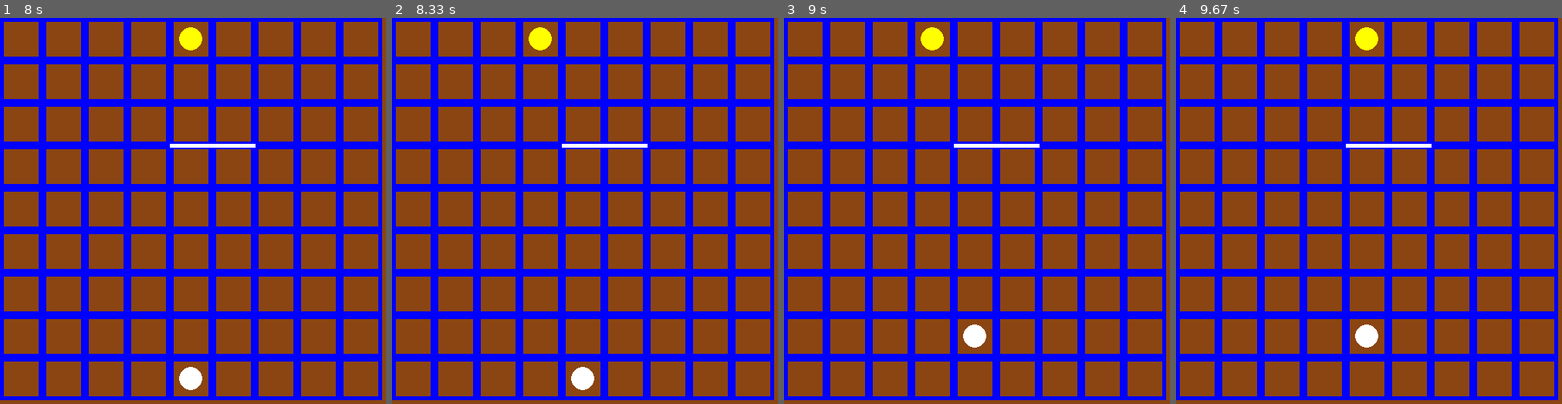
Above: before the commit, frames 1-4 (left to right).
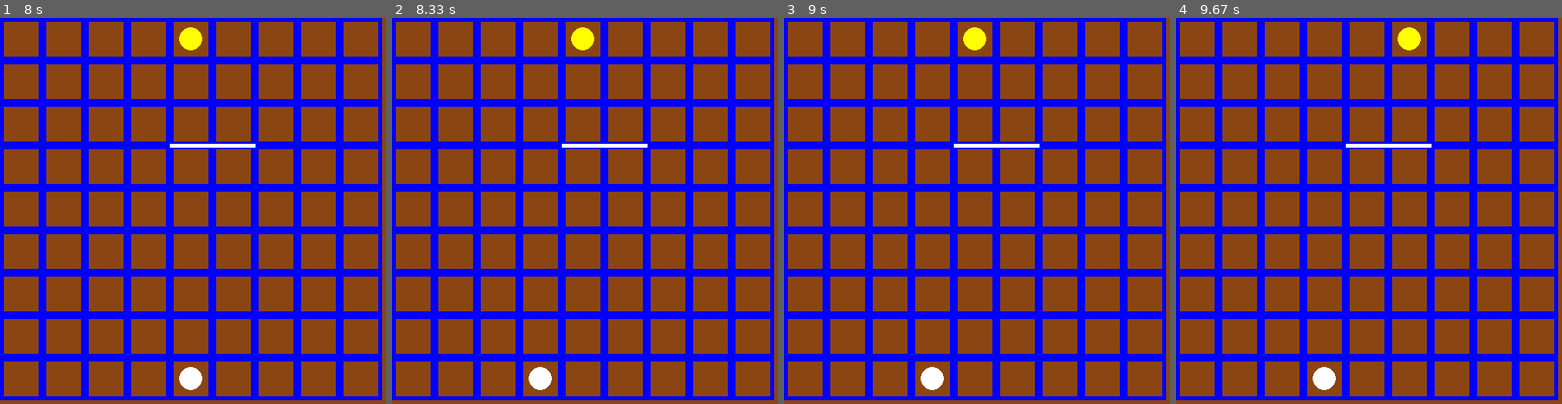
Above: after the commit, the same moments.

Repository: BP-project-team/WallWizard
Game: pygame game, started from WallWizard.py
Two runs of this game, one before a commit and one after it. Both use one fixed random seed, a clock stepped at 60 frames per second and the inputs below.
Inputs (mouse positions are in pixels of both pictures, inside the frame that each line leads up to):
- Up to frame 1 (8 s): hold D 0.33-0.8 s; hold W 0.83-1.13 s; click (316, 199) at 1.22 s; hold D 1.5-1.97 s; move the mouse to (193, 238) at 1.53 s; hold A 2-2.53 s; hold S 2.57-2.87 s; hold A 2.9-3.3 s; click (250, 75) at 3.38 s; hold W 3.67-4.03 s; hold D 4.07-4.7 s; hold S 4.73-5.1 s; hold A 5.13-5.6 s; hold D 5.63-6.1 s; hold W 6.13-6.43 s; hold D 6.47-6.93 s; hold A 6.97-7.5 s; hold S 7.53-7.83 s; click (181, 145) at 7.92 s
- Up to frame 2 (8.33 s): hold A from 8.2 s (still down)
- Up to frame 3 (9 s): release A at 8.6 s; hold W from 8.63 s (still down)
- Up to frame 4 (9.67 s): release W at 9 s; hold D from 9.03 s (still down)

Frame 1 is identical in both runs. In frame 2, 1.1% of the frame differs, in the area x 35-53%, y 2-97%; in frame 3, 1.1%; in frame 4, 1.1%.

Commit message:
Merging Karen and Negar code to main
Add Jumping, fix placing walls outside of board, fix placing walls on each other.

Diff:
--- a/WallWizard.py
+++ b/WallWizard.py
@@ -3,16 +3,18 @@
 from pygame.locals import (
     K_w, K_d, K_a, K_s, K_ESCAPE, KEYDOWN, QUIT, MOUSEBUTTONDOWN
 )
+
 class Player(pygame.sprite.Sprite):
     def __init__(self, color, position):
         super(Player, self).__init__()
         self.color = color
         self.radius = 15
         self.position = position
+
     def move(self, new_x, new_y):
         if (0 <= new_x < columns and 0 <= new_y < rows) and (
             (abs(new_x-self.position[0]) == 1 and abs(new_y-self.position[1]) == 0) or
-            (abs(new_y-self.position[1]) == 1 and abs(new_x-self.position[0]) == 0)):
+                (abs(new_y-self.position[1]) == 1 and abs(new_x-self.position[0]) == 0)):
 
             if players[0].position == players[1].position:
                 if players[0].position[0] == players[1].position[0]:
@@ -22,10 +24,12 @@
             self.position = (new_x, new_y)
             return True
         return False
+
     def draw(self, surface):
         x = self.position[0] * cell_size + cell_size // 2
         y = self.position[1] * cell_size + cell_size // 2
         pygame.draw.circle(surface, self.color, (x, y), self.radius)
+
 pygame.init()
 screen_width = 500
 screen_height = 500
@@ -44,78 +48,167 @@
 ]
 walls = []
 centercells = []
-def wall(orientation, wall_start, wall_end,centercell):
+
+def wall(orientation, wall_start, wall_end, centercell):
     if (wall_start, wall_end) in walls or (wall_end, wall_start) in walls:
         return False
     if centercell in centercells:
         return False
+    y,x= wall_end
+    if not within_bounds(x,y):
+        return False
+    # بررسی همپوشانی نکردن دیوار ها
+    for existing_wall_start, existing_wall_end in walls:
+        if orientation == "H" and existing_wall_start[0] == wall_start[0]:
+            if (wall_start[1] <= existing_wall_end[1] and wall_end[1] >= existing_wall_start[1]):
+                return False
+
+        if orientation == "V" and existing_wall_start[1] == wall_start[1]:
+            if (wall_start[0] <= existing_wall_end[0] and wall_end[0] >= existing_wall_start[0]):
+                return False
     centercells.append(centercell)
     walls.append((wall_start, wall_end))
-
+    return True
+def within_bounds(x, y):
+        return 0 <= x < 9 and 0 <= y <9
+
+def adjacent_move( x, y,new_x, new_y ):
+        return abs(new_x - x) + abs(new_y - y) == 1
+
+def is_valid_move(player, new_pos):
+
+    x, y = players[player].position
+    new_x, new_y = new_pos
+    if not within_bounds(new_x, new_y ):
+        return False
+    if not adjacent_move( x, y, new_x, new_y ):
+        return False
+ #   if blocked_by_wall(x, y, new_x, new_y ):
+  #      return False
+    return True
+def jump (player, new_pos):
+    x, y = players[player].position
+    new_x, new_y = new_pos
+    if not is_valid_move(player, new_pos):
+        return False
+
+    opp = 1 - player
+    opp_x, opp_y = players[opp].position
+    if new_pos == (opp_x, opp_y):
+        dx = opp_x - x
+        dy = opp_y - y
+        jump_x = opp_x + dx
+        jump_y = opp_y + dy
+
+        if not within_bounds(jump_x, jump_y ):
+            return False
+      #  if blocked_by_wall(x, y, jump_x, jump_y ):
+       #   return False
+        else:
+            players[player].position = (jump_x, jump_y)
+            return True
 running = True
 while running:
     screen.fill(BROWN)
+
     for row in range(rows):
         for column in range(columns):
             pygame.draw.rect(
                 screen, BLUE, [column * cell_size, row * cell_size, cell_size, cell_size], 5)
+
     for wall_start, wall_end in walls:
         if wall_start[0] == wall_end[0]:
             origin_x = wall_start[1] * cell_size
             origin_y = wall_start[0] * cell_size
             pygame.draw.line(screen, WHITE, (origin_x, origin_y),
-                             (origin_x + cell_size*2, origin_y), 5)
+                             (origin_x + cell_size * 2, origin_y), 5)
         elif wall_start[1] == wall_end[1]:
             origin_x = wall_start[1] * cell_size
             origin_y = wall_start[0] * cell_size
             pygame.draw.line(screen, WHITE, (origin_x, origin_y),
-                             (origin_x, origin_y + 2*cell_size), 5)
+                             (origin_x, origin_y + 2 * cell_size), 5)
+
     for player in players:
         player.draw(screen)
+
     pygame.display.flip()
+
     for event in pygame.event.get():
         if event.type == pygame.QUIT:
             running = False
+
         if event.type == pygame.MOUSEBUTTONDOWN:
             x_mouse, y_mouse = pygame.mouse.get_pos()
+
             if y_mouse % cell_size < 5:
                 cell_y = y_mouse // cell_size
                 cell_x = x_mouse // cell_size
                 wall_type = "H"
                 wall_start = (cell_y, cell_x)
-                wall_end = (cell_y, cell_x+1)
-                centercell = (cell_y, cell_x+ 1)
+                wall_end = (cell_y, cell_x + 1)
+                centercell = (cell_y, cell_x + 1)
+                if wall("H", wall_start, wall_end, centercell):
+                    turn = 1 - turn  # دیوار که میذاره ، نوبت تغییر کنه
                 if not wall("H", wall_start, wall_end, centercell):
                     print('n')
-                wall("H", wall_start, wall_end, centercell)
             if x_mouse % cell_size < 5:
                 cell_y = y_mouse // cell_size
                 cell_x = x_mouse // cell_size
                 wall_type = "V"
                 wall_start = (cell_y, cell_x)
-                wall_end = (cell_y+1, cell_x)
-
+                wall_end = (cell_y + 1, cell_x)
                 centercell = (cell_y + 1, cell_x)
-                if not wall("V", wall_start, wall_end,centercell):
+                if wall("V", wall_start, wall_end, centercell):
+                    turn = 1 - turn  # دیوار که میذاره ، نوبت تغییر کنه
+                if not wall("V", wall_start, wall_end, centercell):
                     print('n')
-                wall("V", wall_start, wall_end,centercell)
+
             y = y_mouse // cell_size
             x = x_mouse // cell_size
-            if players[turn].move(x, y):
-                turn = 1 - turn
+            new_pos = (x,y)
+            if new_pos == (players[1-turn].position[0] , players[1-turn].position[1] ):
+                   jump(turn , new_pos )
+                   turn=1-turn
+            elif players[turn].move(x,y):
+                turn=1-turn
         if event.type == pygame.KEYDOWN:
-            x, y = players[turn].position
+            x,y=players[turn].position
             if event.key == pygame.K_w:
-                if players[turn].move(x, y - 1):
-                    turn = 1 - turn
+                new_pos = (players[turn].position[0],
+                          players[turn].position[1] - 1)
+                if new_pos == (players[1-turn].position[0] , players[1-turn].position[1] ):
+                   jump(turn , new_pos )
+                   turn=1-turn
+                elif is_valid_move(turn, new_pos):
+                   players[turn].position = new_pos
+                   turn=1-turn
             if event.key == pygame.K_s:
-                if players[turn].move(x, y + 1):
-                    turn = 1 - turn
+                new_pos = (players[turn].position[0],
+                          players[turn].position[1] + 1)
+                if new_pos == (players[1-turn].position[0] , players[1-turn].position[1] ):
+                   jump(turn , new_pos )
+                   turn=1-turn
+                elif is_valid_move(turn, new_pos):
+                   players[turn].position = new_pos
+                   turn=1-turn
+
             if event.key == pygame.K_a:
-                if players[turn].move(x - 1, y):
-                    turn = 1 - turn
+                new_pos = (players[turn].position[0] -1,
+                          players[turn].position[1] )
+                if new_pos == (players[1-turn].position[0] , players[1-turn].position[1] ):
+                   jump(turn , new_pos )
+                   turn=1-turn
+                elif is_valid_move(turn, new_pos):
+                   players[turn].position = new_pos
+                   turn=1-turn
             if event.key == pygame.K_d:
-                if players[turn].move(x + 1, y):
-                    turn = 1 - turn
+                new_pos = (players[turn].position[0] + 1 ,
+                          players[turn].position[1] )
+                if new_pos == (players[1-turn].position[0] , players[1-turn].position[1] ):
+                   jump(turn , new_pos )
+                   turn=1-turn
+                elif is_valid_move(turn, new_pos):
+                   players[turn].position = new_pos
+                   turn=1-turn
 pygame.quit()
 sys.exit()
